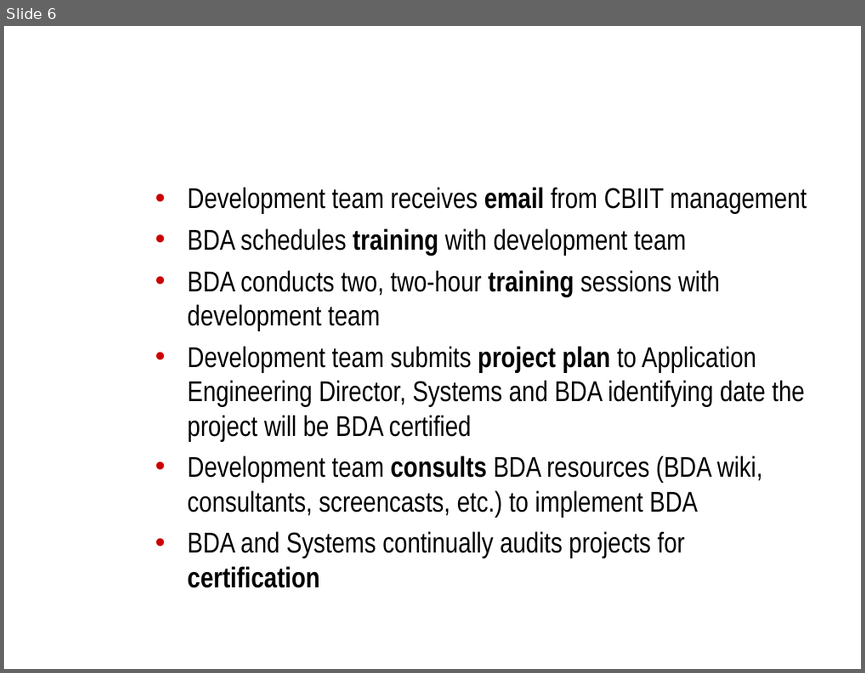
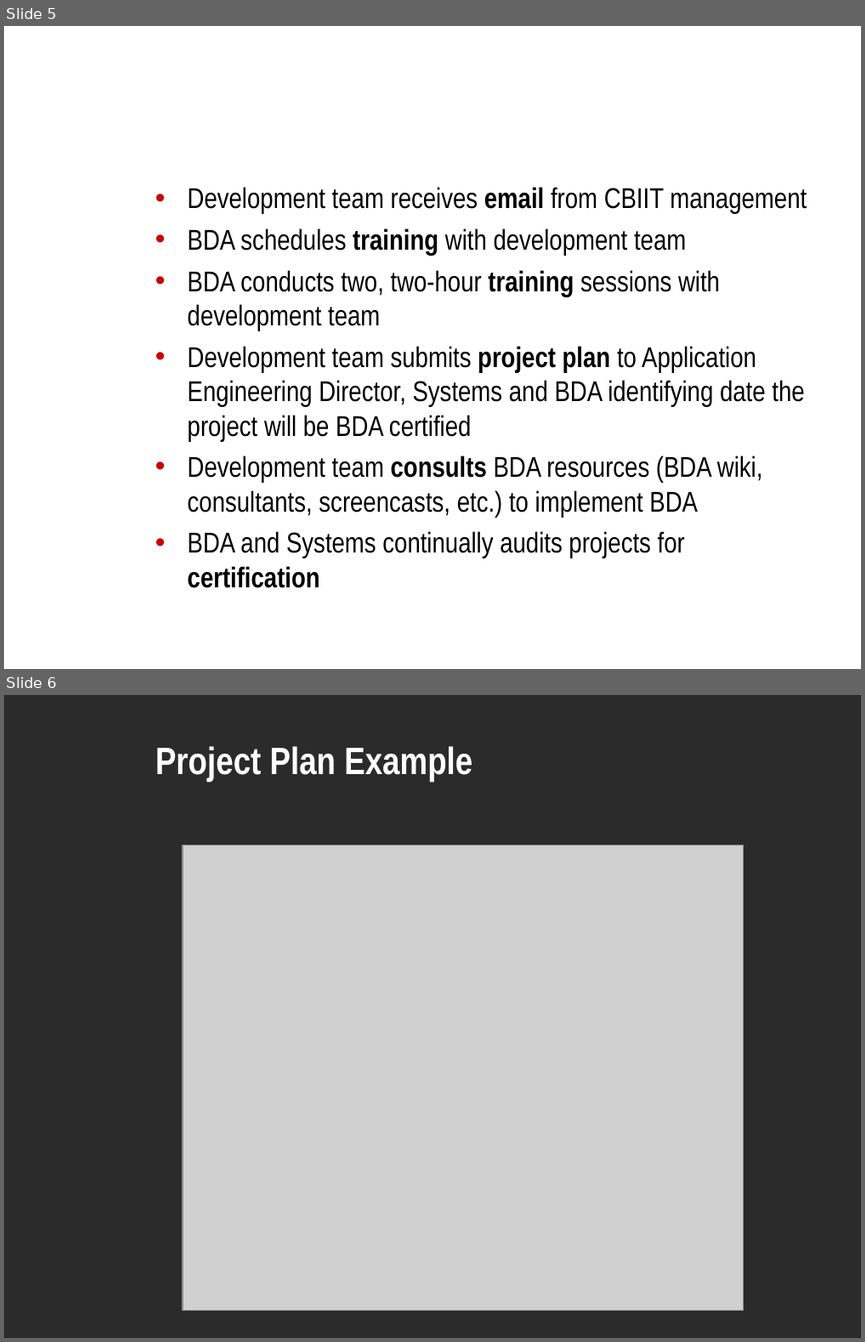
Before and after one commit to NCIP/automation, a slide deck: docs/roadmap/bda-rollout-121708.ppt. Shown one above the other, each under a label of ours: slide 6 before the commit, slides 5 and 6 after it. The pictures are 865x673 and 865x1342 pixels, drawn with LibreOffice and Linux fonts; fonts in the diff are those of the drawing; grey boxes stand for pictures; background and template pictures are left out; a plain dark background stands for a picture behind light text. Boxes give left, top, right and bottom in pixels: in the first picture for what was removed or moved away, otherwise in the second. Text is boxed around its words. In the diff, an @@ line names an element or a change of style, - is before the commit and + after.

```diff
--- a/docs/roadmap/bda-rollout-121708.ppt
+++ b/docs/roadmap/bda-rollout-121708.ppt
@@ slide 6 added at (4,695,861,1338), background picture (left out) @@
@@ title added at (155,746,472,782), 32 pt, text #FFFFFF, bold @@
+Project Plan Example
@@ picture added at (182,845,744,1310) @@
@@ what was slide 6 is now slide 5 @@
```
Also in this commit, not shown: 1 slide changed, 2 slides removed, 1 other file.
